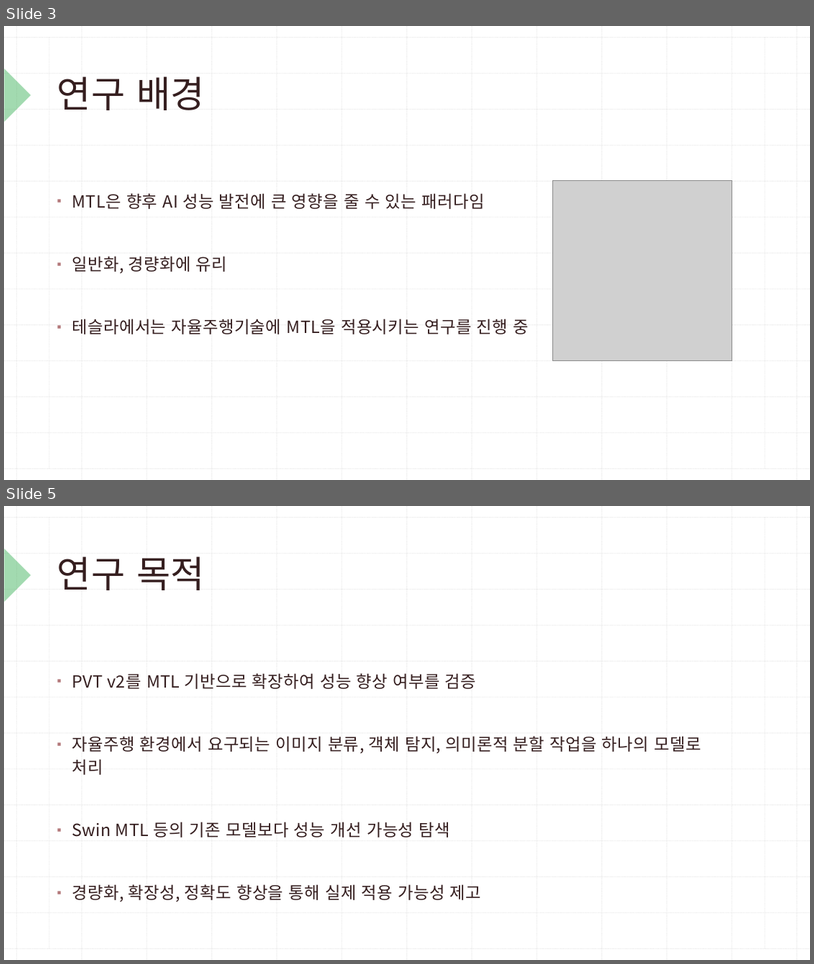
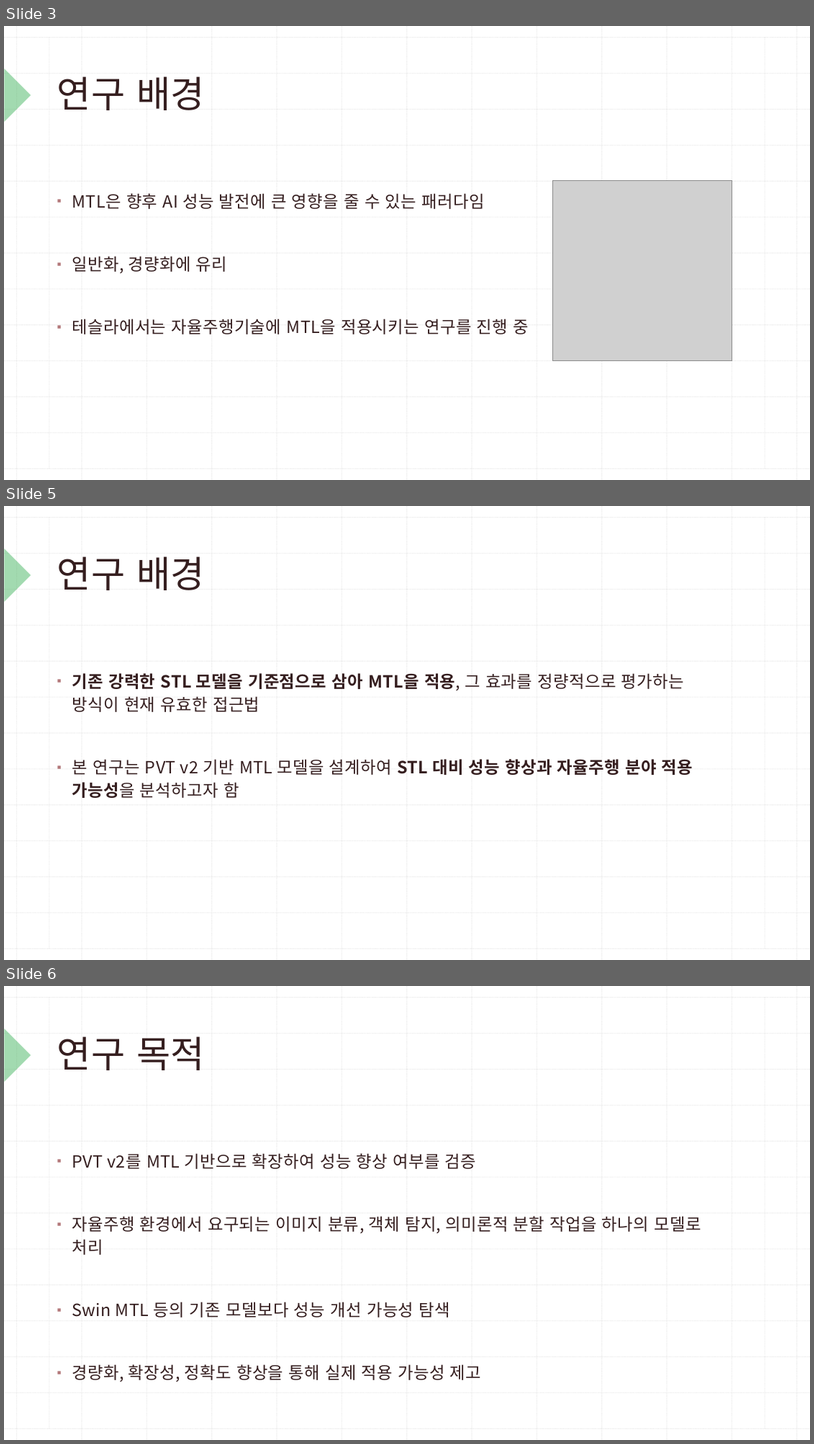
Before and after one commit to jellyfish319/CNU_Multi-Task_Learning, a slide deck: other/8조-8주차-멀티태스크러닝-시퀸스 다이어그램.pptx. Shown one above the other, each under a label of ours: slides 3 and 5 before the commit, slides 3, 5 and 6 after it; the slides between them are not shown. The pictures are 814x964 and 814x1444 pixels, drawn with LibreOffice and Linux fonts; fonts in the diff are those of the drawing; grey boxes stand for pictures. Boxes give left, top, right and bottom in pixels: in the first picture for what was removed or moved away, otherwise in the second. Text is boxed around its words. In the diff, an @@ line names an element or a change of style, - is before the commit and + after.

```diff
--- a/other/8조-8주차-멀티태스크러닝-시퀸스 다이어그램.pptx
+++ b/other/8조-8주차-멀티태스크러닝-시퀸스 다이어그램.pptx
@@ slide 5 added at box(4, 506, 810, 960), background #FFFFFF; not listed: 29 template elements that a slide beside it also shows @@
@@ title added at box(57, 556, 205, 590), 44 pt, text #351E1F @@
+연구 배경
@@ text added at box(72, 673, 693, 798), 20 pt, text #351E1F @@
+▪ 기존 강력한 STL 모델을 기준점으로 삼아 MTL을 적용, 그 효과를 정량적으로 평가하는 방식이 현재 유효한 접근법
+▪ 본 연구는 PVT v2 기반 MTL 모델을 설계하여 STL 대비 성능 향상과 자율주행 분야 적용 가능성을 분석하고자 함
@@ what was slide 5 is now slide 6 @@
```
Also in this commit, not shown: 1 slide changed.
